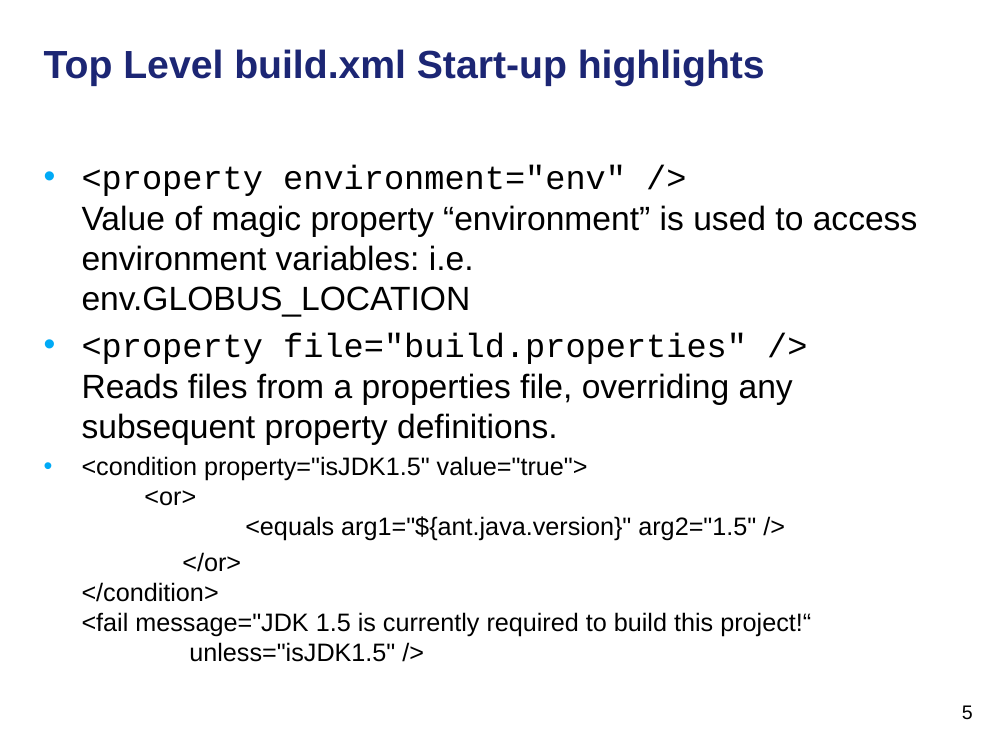
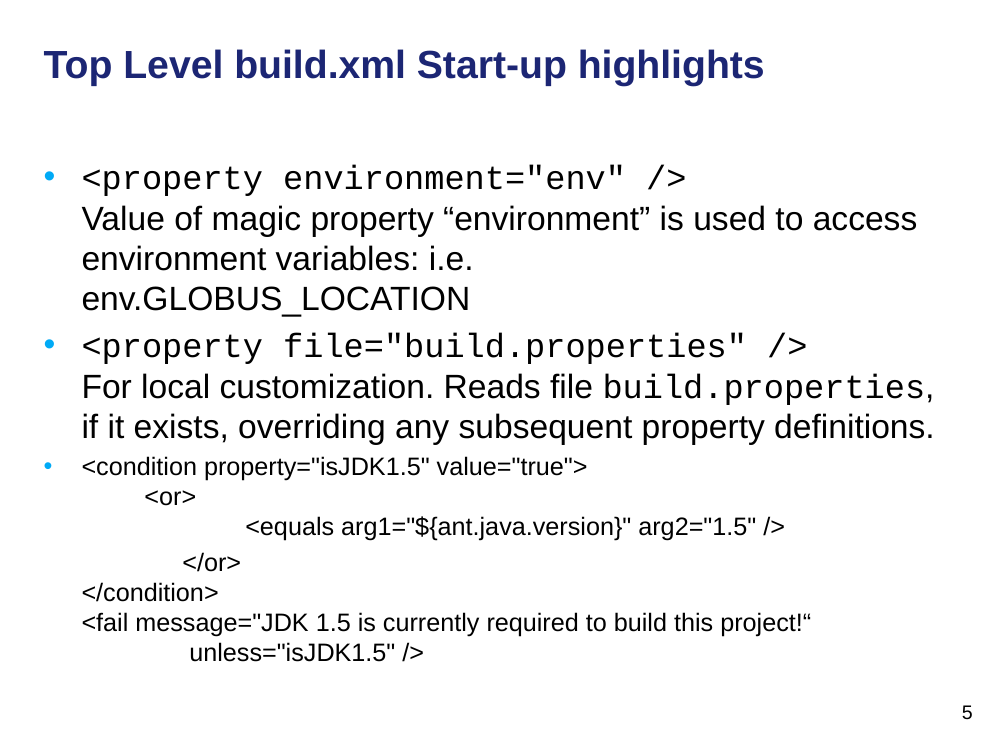
Before and after one commit to NCIP/cagrid-docs, a slide deck: slide 5 of general/meetings/UGM/2011-01-19_Ant-and-Ivy-Use-in-caGrid.pptx. Drawn at 1008x756 pixels with LibreOffice and Linux fonts; fonts in the diff are those of the drawing; background and template pictures are left out. Boxes give left, top, right and bottom in pixels: in the first picture for what was removed or moved away, otherwise in the second. Text is boxed around its words. In the diff, an @@ line names an element or a change of style, - is before the commit and + after.

```diff
--- a/general/meetings/UGM/2011-01-19_Ant-and-Ivy-Use-in-caGrid.pptx
+++ b/general/meetings/UGM/2011-01-19_Ant-and-Ivy-Use-in-caGrid.pptx
@@ text at [82,333,935,445]: text changed @@
-• <property file="build.properties" />
-  Reads files from a properties file, overriding any subsequent property definitions.
+• <property file="build.properties" />
+  For local customization. Reads file build.properties, if it exists, overriding any subsequent property definitions.
```
Also in this commit, not shown: 4 other slides changed.
